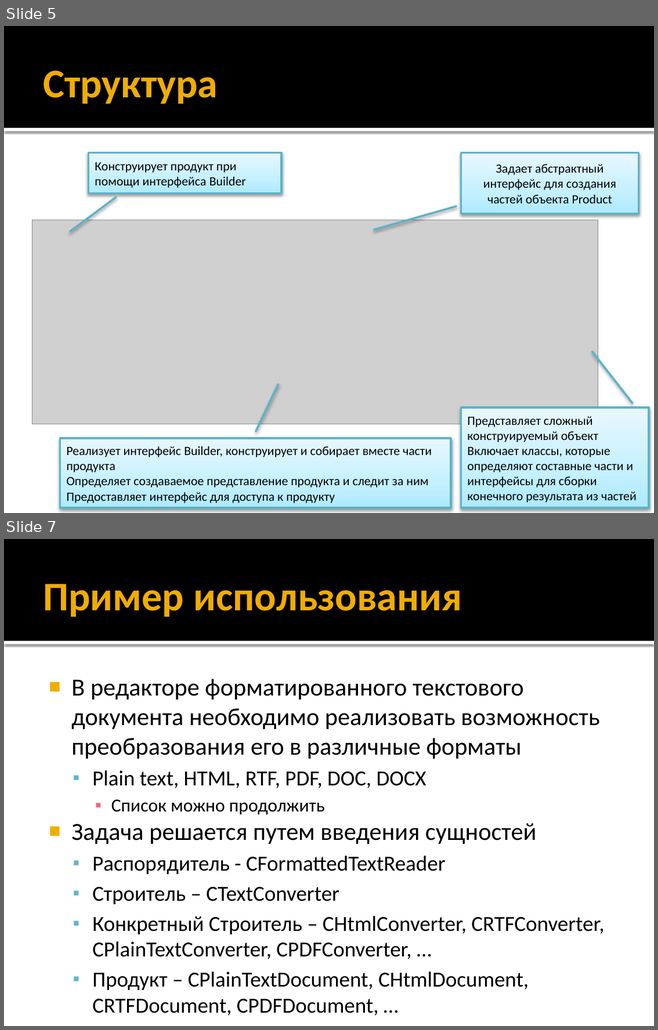
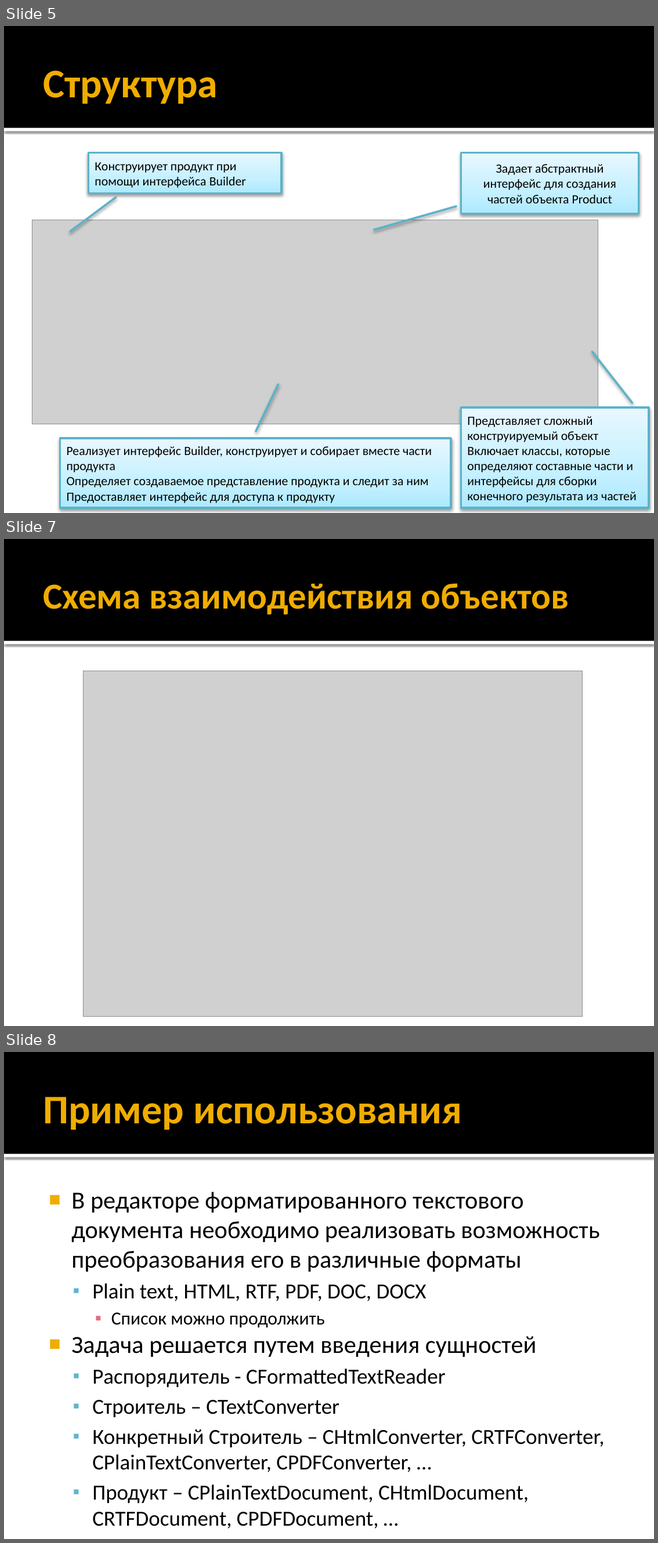
Before and after one commit to alexey-malov/ood, a slide deck: lectures/15.builder/builder.pptx. Shown one above the other, each under a label of ours: slides 5 and 7 before the commit, slides 5, 7 and 8 after it; the slides between them are not shown. The pictures are 658x1030 and 658x1543 pixels, drawn with LibreOffice and Linux fonts; fonts in the diff are those of the drawing; grey boxes stand for pictures. Boxes give left, top, right and bottom in pixels: in the first picture for what was removed or moved away, otherwise in the second. Text is boxed around its words. In the diff, an @@ line names an element or a change of style, - is before the commit and + after.

```diff
--- a/lectures/15.builder/builder.pptx
+++ b/lectures/15.builder/builder.pptx
@@ slide 7 added at bbox=[4, 539, 654, 1026], background #FFFFFF; not listed: 2 template elements that a slide beside it also shows @@
@@ title added at bbox=[43, 583, 568, 614], 40.5 pt, text #F0AD00, bold @@
+Схема взаимодействия объектов
@@ picture added at bbox=[83, 671, 582, 1016] @@
@@ what was slide 7 is now slide 8 @@
```
Also in this commit, not shown: 3 slides changed, 2 other slides added, 1 other file.
